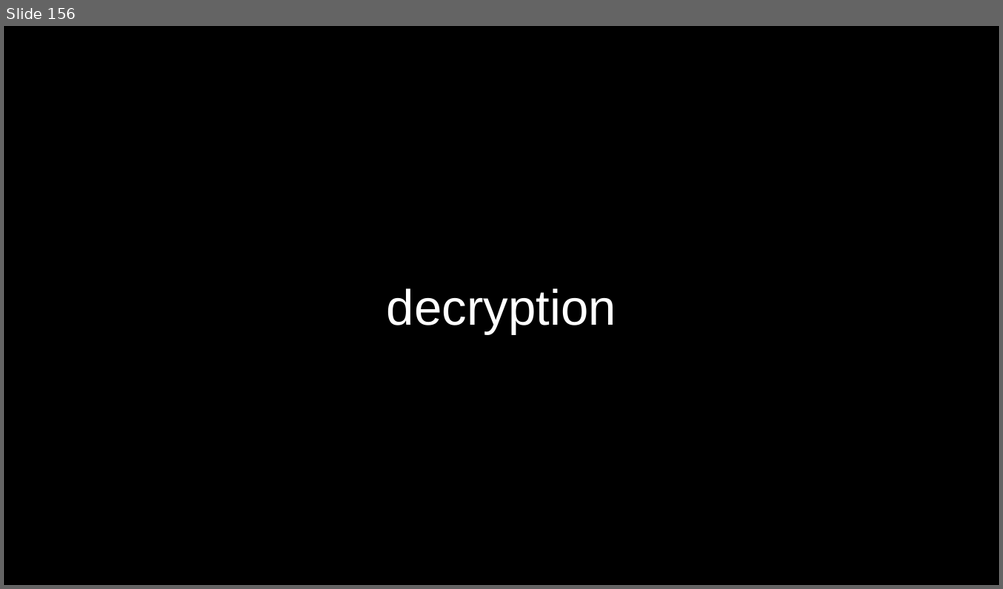
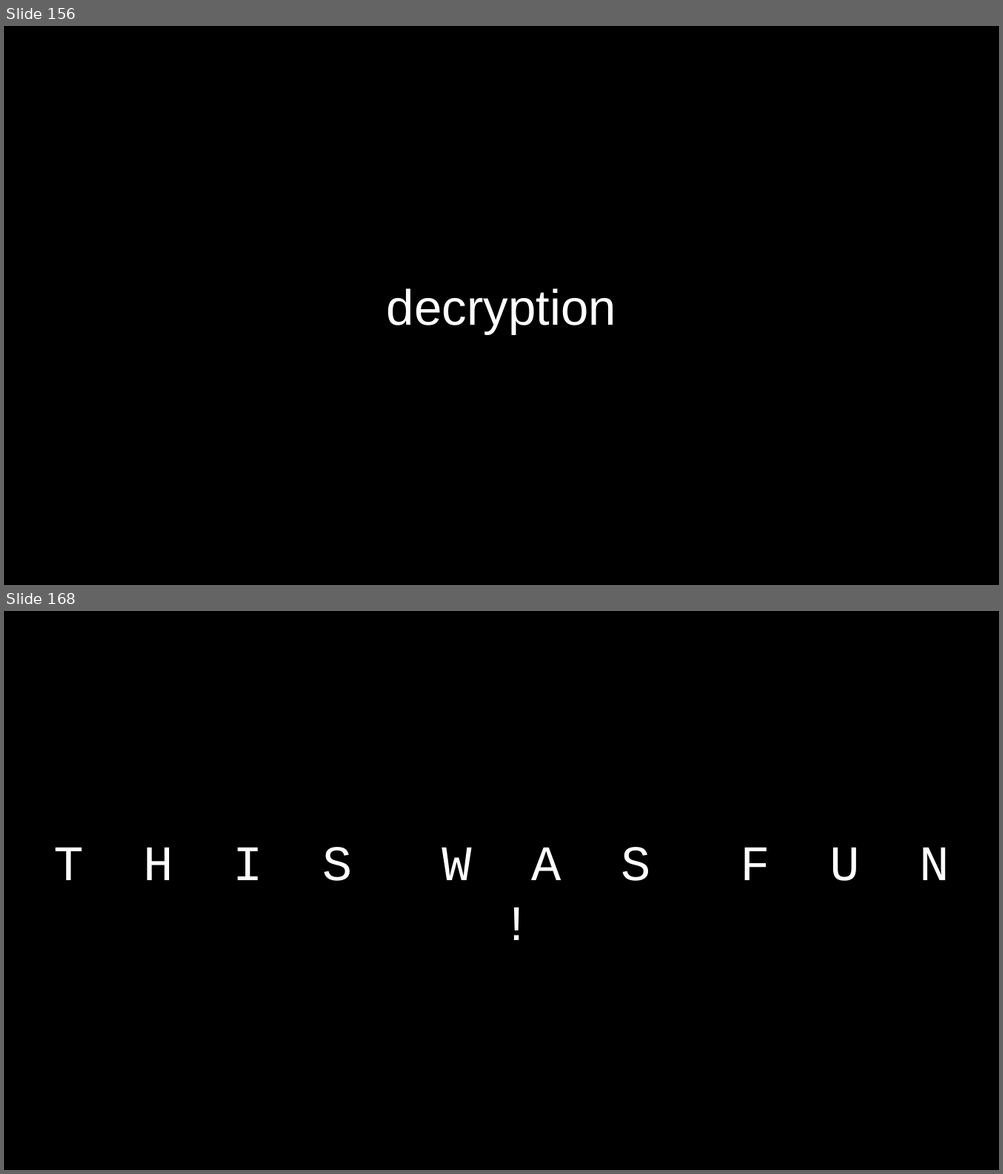
Before and after one commit to SQ4007-2025/website, a slide deck: lectures/slides_3.pptx. Shown one above the other, each under a label of ours: slide 156 before the commit, slides 156 and 168 after it; the slides between them are not shown. The pictures are 1003x589 and 1003x1174 pixels, drawn with LibreOffice and Linux fonts; fonts in the diff are those of the drawing. Boxes give left, top, right and bottom in pixels: in the first picture for what was removed or moved away, otherwise in the second. Text is boxed around its words. In the diff, an @@ line names an element or a change of style, - is before the commit and + after.

```diff
--- a/lectures/slides_3.pptx
+++ b/lectures/slides_3.pptx
@@ slide 168 added at (4,611,999,1170), background #000000 @@
@@ title added at (54,847,948,881), 36 pt, text #FFFFFF @@
+T H I S W A S F U N !
```
Also in this commit, not shown: 11 slides changed, 1 other slide added, 1 slide removed, 4 other files.
